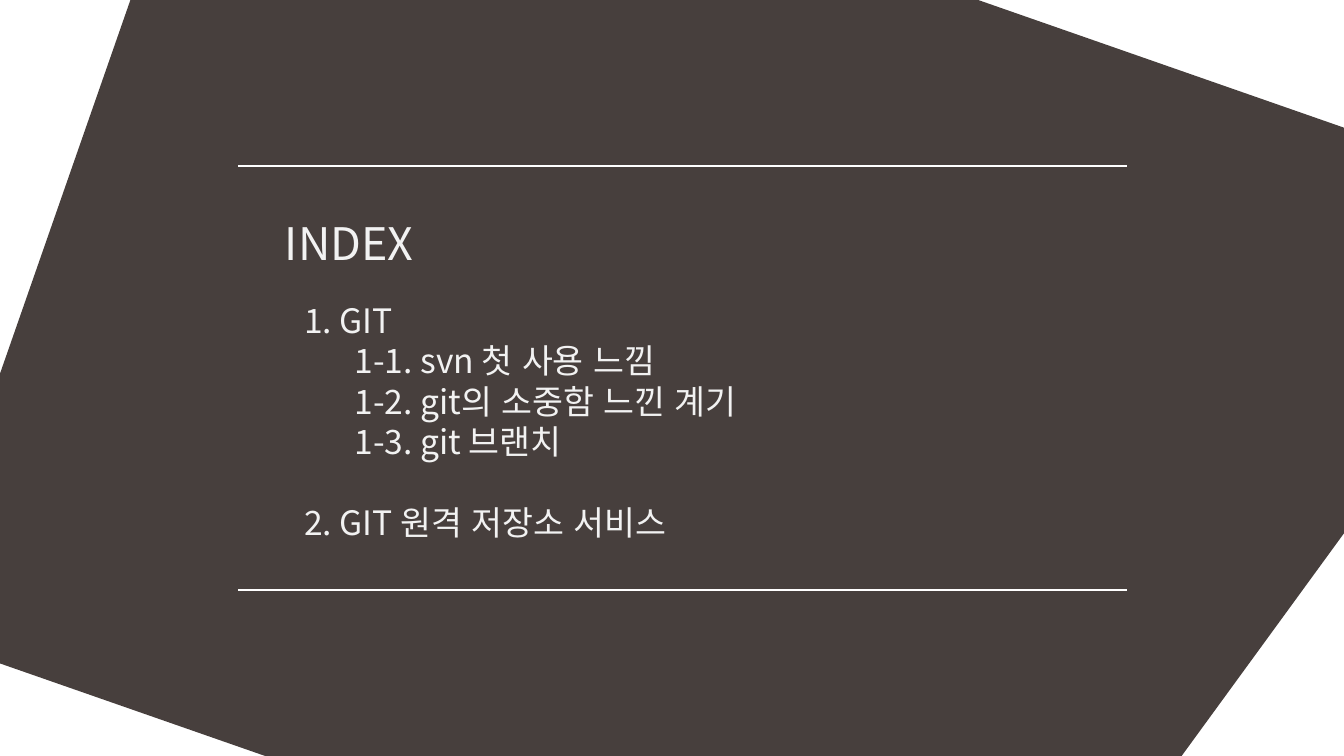
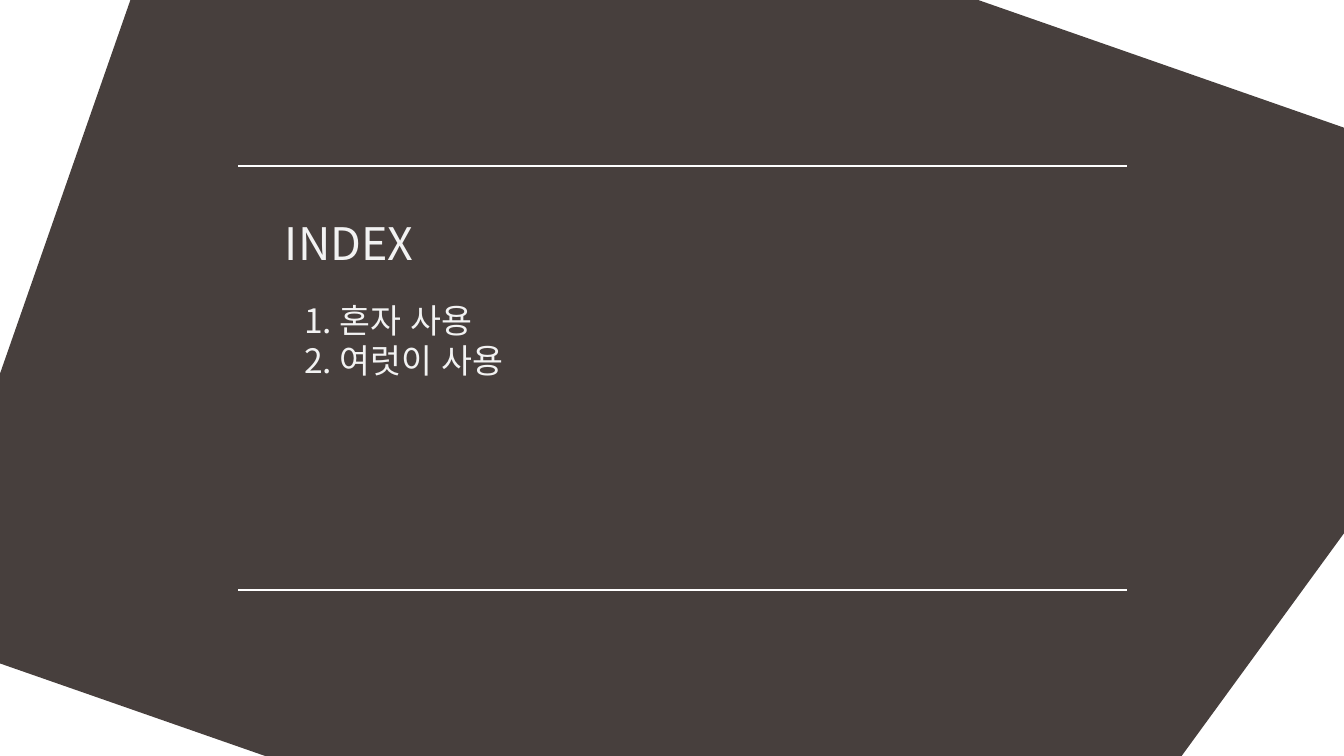
Before and after one commit to MinSikMoon/pptgit, a slide deck: slide 2 of git발표.pptx. Drawn at 1344x756 pixels with LibreOffice and Linux fonts; fonts in the diff are those of the drawing. Boxes give left, top, right and bottom in pixels: in the first picture for what was removed or moved away, otherwise in the second. Text is boxed around its words. In the diff, an @@ line names an element or a change of style, - is before the commit and + after.

```diff
--- a/git발표.pptx
+++ b/git발표.pptx
@@ text at (304, 305, 504, 376): text changed @@
-1. GIT
-1-1. svn 첫 사용 느낌
-1-2. git의 소중함 느낀 계기
-1-3. git 브랜치
-2. GIT 원격 저장소 서비스
+1. 혼자 사용
+2. 여럿이 사용
```
Also in this commit, not shown: 1 slide added, 17 slides removed.
